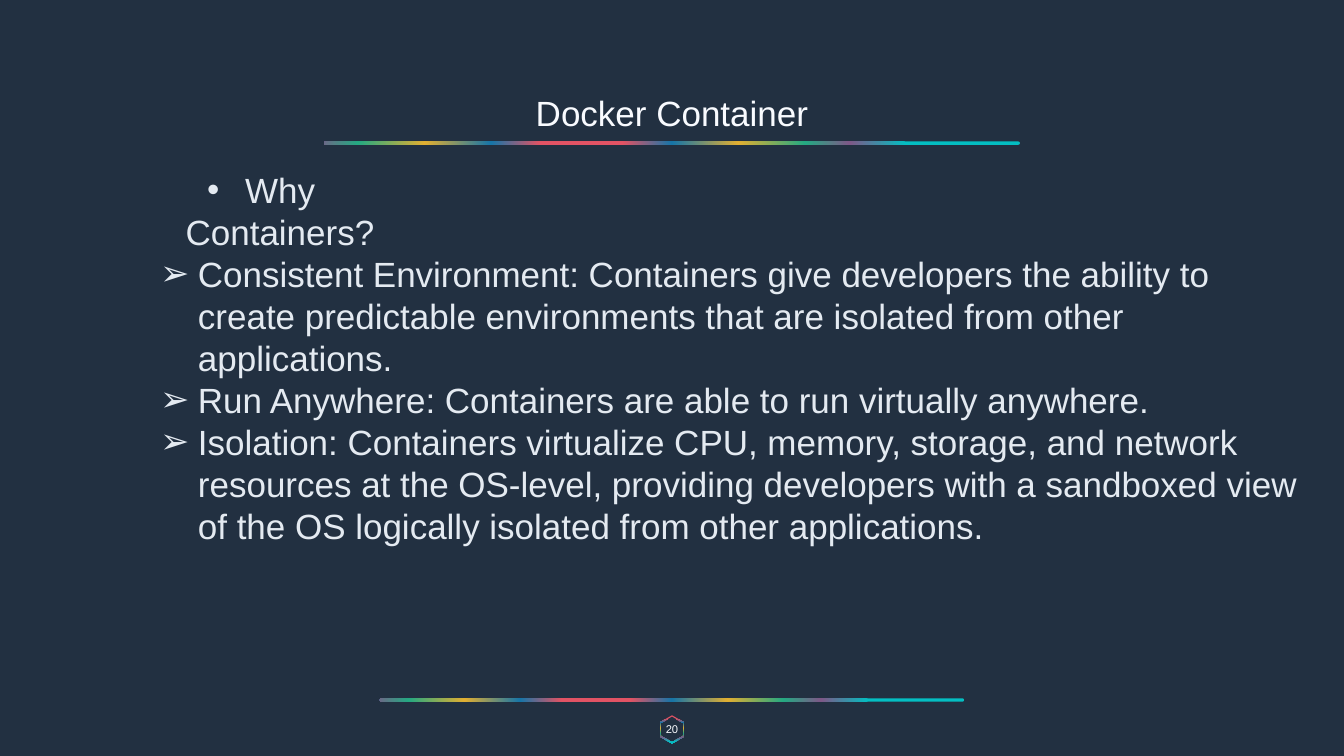
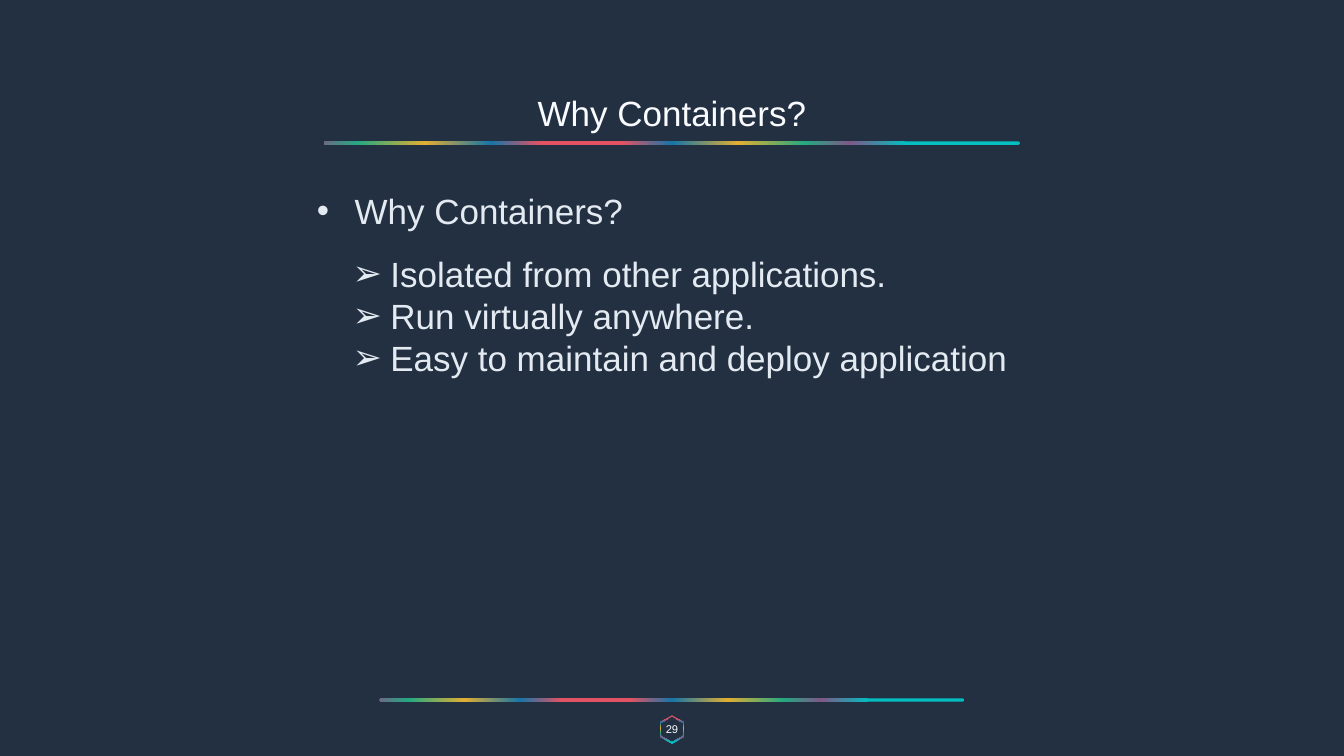
Before and after one commit to overtureLLC/java-spring-material, a slide deck: slide 29 of Warmup/warmup.pptx (slide 20 before the commit). Drawn at 1344x756 pixels with LibreOffice and Linux fonts; fonts in the diff are those of the drawing. Boxes give left, top, right and bottom in pixels: in the first picture for what was removed or moved away, otherwise in the second. Text is boxed around its words. In the diff, an @@ line names an element or a change of style, - is before the commit and + after.

```diff
--- a/Warmup/warmup.pptx
+++ b/Warmup/warmup.pptx
@@ text at box(538, 100, 806, 133): text changed @@
-Docker Container
+Why Containers?
@@ text "Why Containers?" rewrapped from box(186, 177, 375, 246) to box(355, 198, 623, 230) @@
@@ text at box(390, 261, 1007, 378): text changed @@
-➢ Consistent Environment: Containers give developers the ability to create predictable environments that are isolated from other applications.
-➢ Run Anywhere: Containers are able to run virtually anywhere.
-➢ Isolation: Containers virtualize CPU, memory, storage, and network resources at the OS-level, providing developers with a sandboxed view of the OS logically isolated from other applications.
+➢ Isolated from other applications.
+➢ Run virtually anywhere.
+➢ Easy to maintain and deploy application
@@ page number at box(666, 725, 678, 733): text changed @@
-20
+29
```
Also in this commit, not shown: 19 other slides changed, 14 slides added, 4 slides removed.
